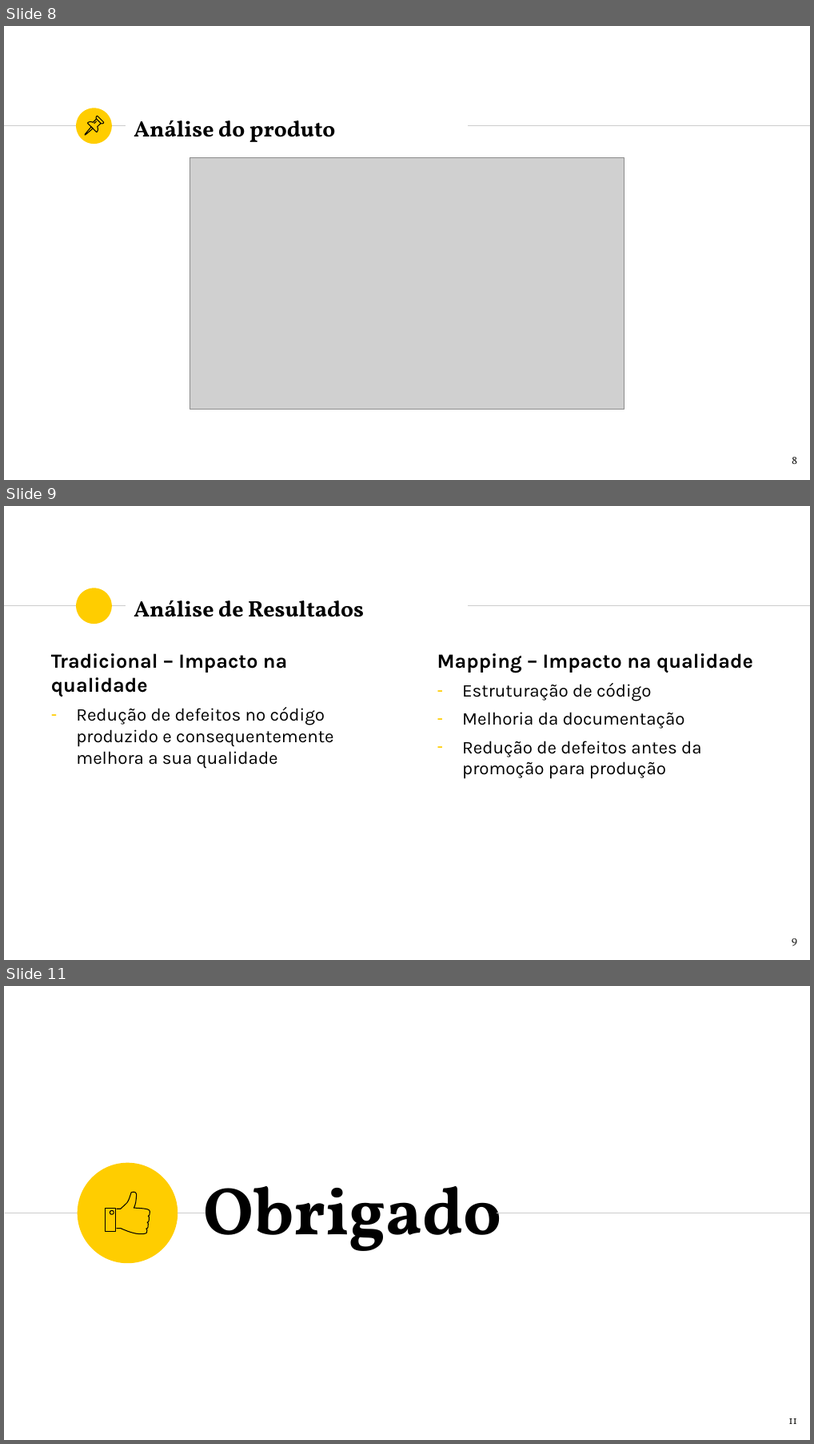
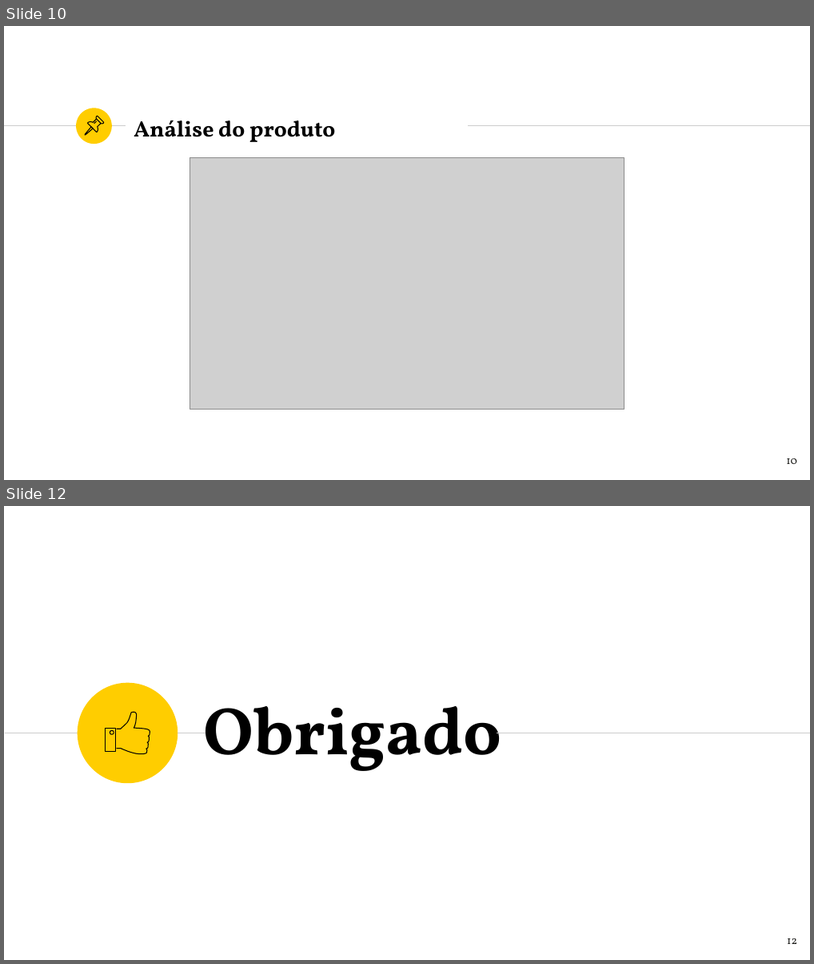
Before and after one commit to k4rd050/qesoft_g12, a slide deck: QESOFT-TP2-Grupo12-Apresentacao.pptx. Shown one above the other, each under a label of ours: slides 8, 9 and 11 before the commit, slides 10 and 12 after it; the slides between them are not shown. The pictures are 814x1444 and 814x964 pixels, drawn with LibreOffice and Linux fonts; fonts in the diff are those of the drawing; grey boxes stand for pictures. Boxes give left, top, right and bottom in pixels: in the first picture for what was removed or moved away, otherwise in the second. Text is boxed around its words. In the diff, an @@ line names an element or a change of style, - is before the commit and + after.

```diff
--- a/QESOFT-TP2-Grupo12-Apresentacao.pptx
+++ b/QESOFT-TP2-Grupo12-Apresentacao.pptx
@@ slide 9 removed at [4,506,810,960], background #FFFFFF; not listed: 3 template elements that a slide beside it also shows @@
@@ title removed at [134,600,364,617] @@
-Análise de Resultados
@@ text removed at [51,653,334,768] @@
-Tradicional – Impacto na qualidade
-– Redução de defeitos no código produzido e consequentemente melhora a sua qualidade
@@ text removed at [438,653,754,779] @@
-Mapping – Impacto na qualidade
-– Estruturação de código
-– Melhoria da documentação
-– Redução de defeitos antes da promoção para produção
@@ page number removed at [792,938,798,946] @@
-9
@@ what was slide 8 is now slide 10 @@
@@ page number at [786,458,798,464]: text changed @@
-8
+10
@@ what was slide 11 is now slide 12 @@
@@ page number at [787,938,798,944]: text changed @@
-11
+12
```
Also in this commit, not shown: 2 slides changed, 3 slides added, 1 other slide removed.
